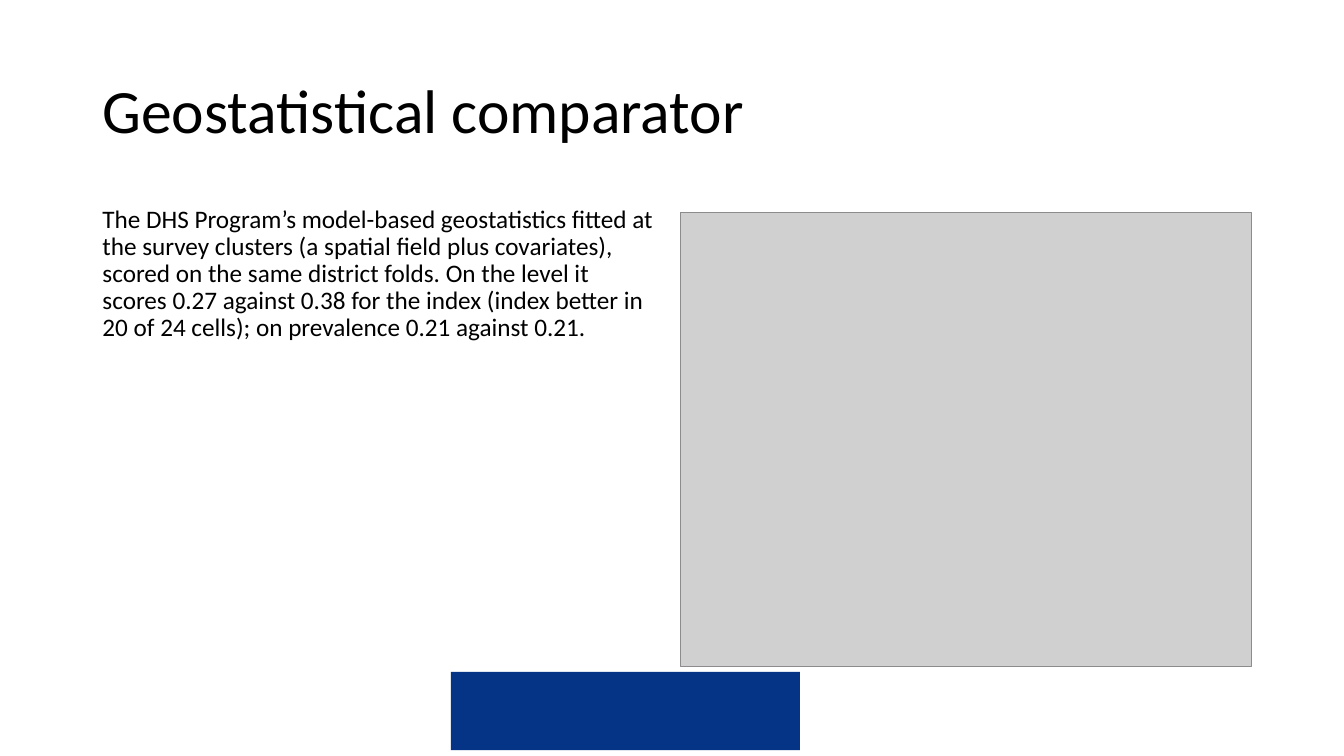
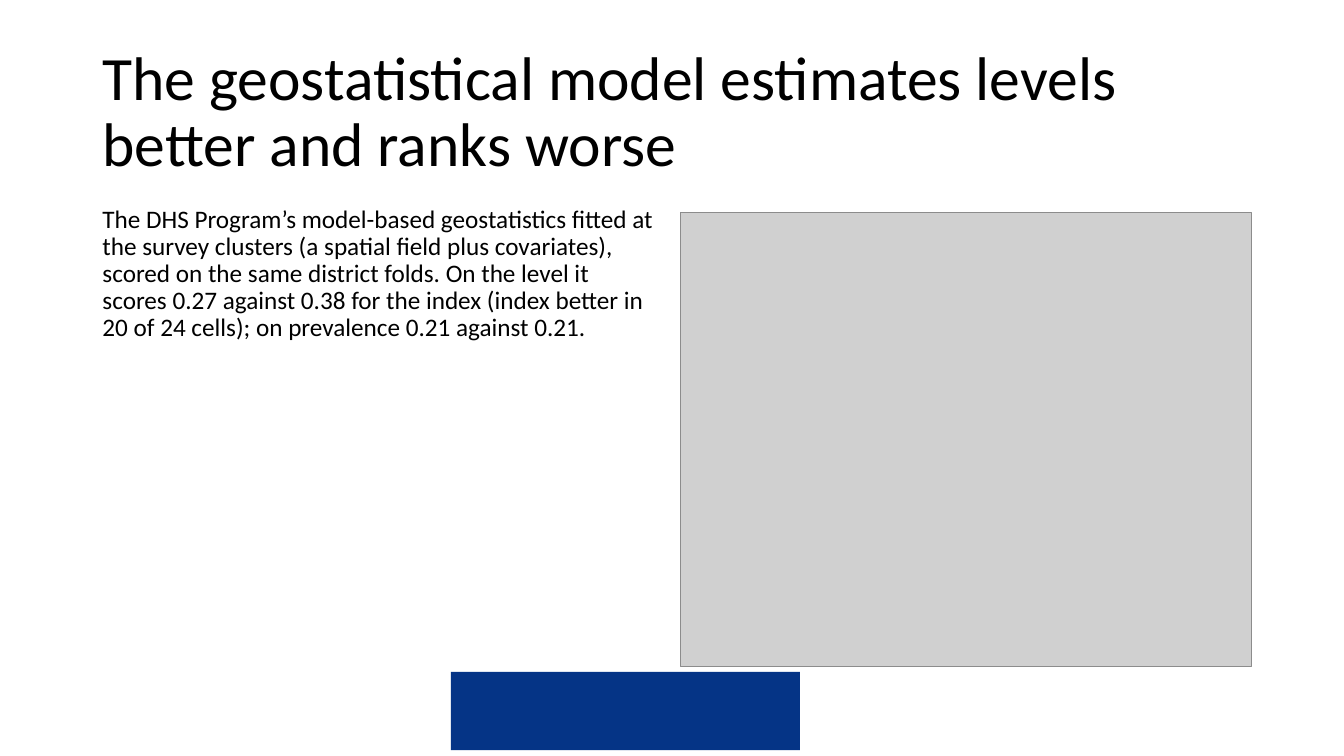
Before and after one commit to amertens/mn-prediction, a slide deck: slide 36 of docs/slides/MN-proxy-full-talk-2026-09.pptx (slide 33 before the commit). Drawn at 1344x756 pixels with LibreOffice and Linux fonts; fonts in the diff are those of the drawing; grey boxes stand for pictures; background and template pictures are left out. Boxes give left, top, right and bottom in pixels: in the first picture for what was removed or moved away, otherwise in the second. Text is boxed around its words. In the diff, an @@ line names an element or a change of style, - is before the commit and + after.

```diff
--- a/docs/slides/MN-proxy-full-talk-2026-09.pptx
+++ b/docs/slides/MN-proxy-full-talk-2026-09.pptx
@@ title at <box>102,57,1117,167</box>: text changed @@
-Geostatistical comparator
+The geostatistical model estimates levels better and ranks worse
```
Also in this commit, not shown: 23 other slides changed, 6 slides added, 2 slides removed, 4 other files.
